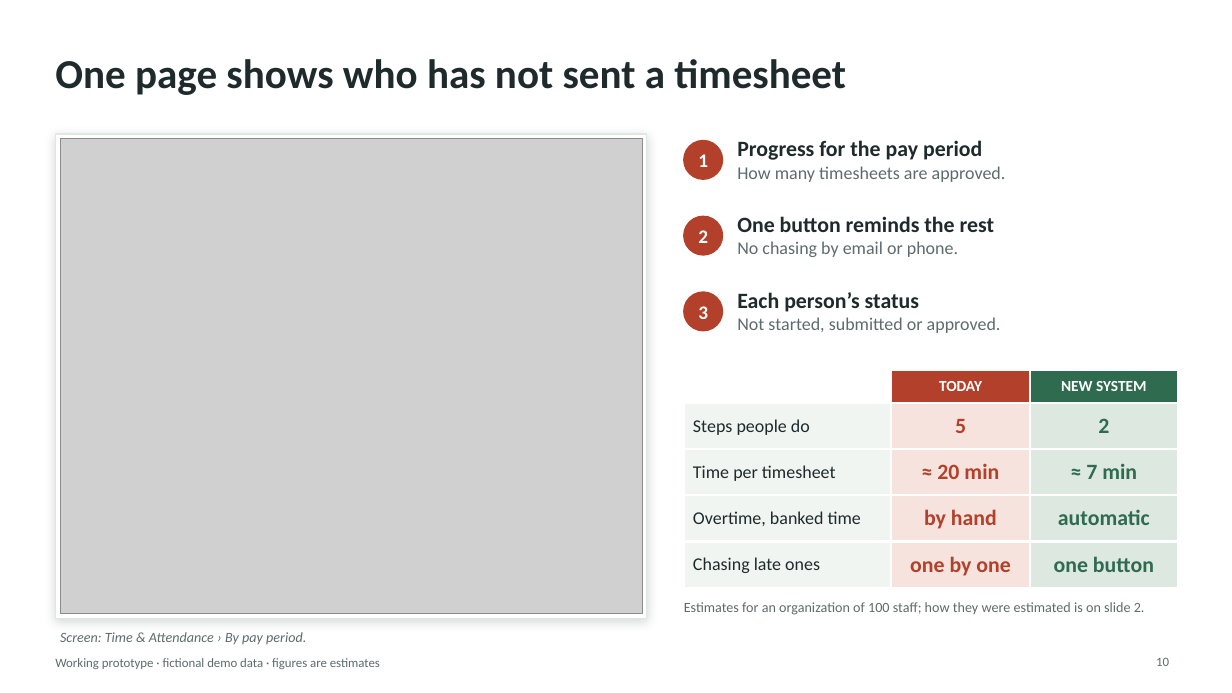
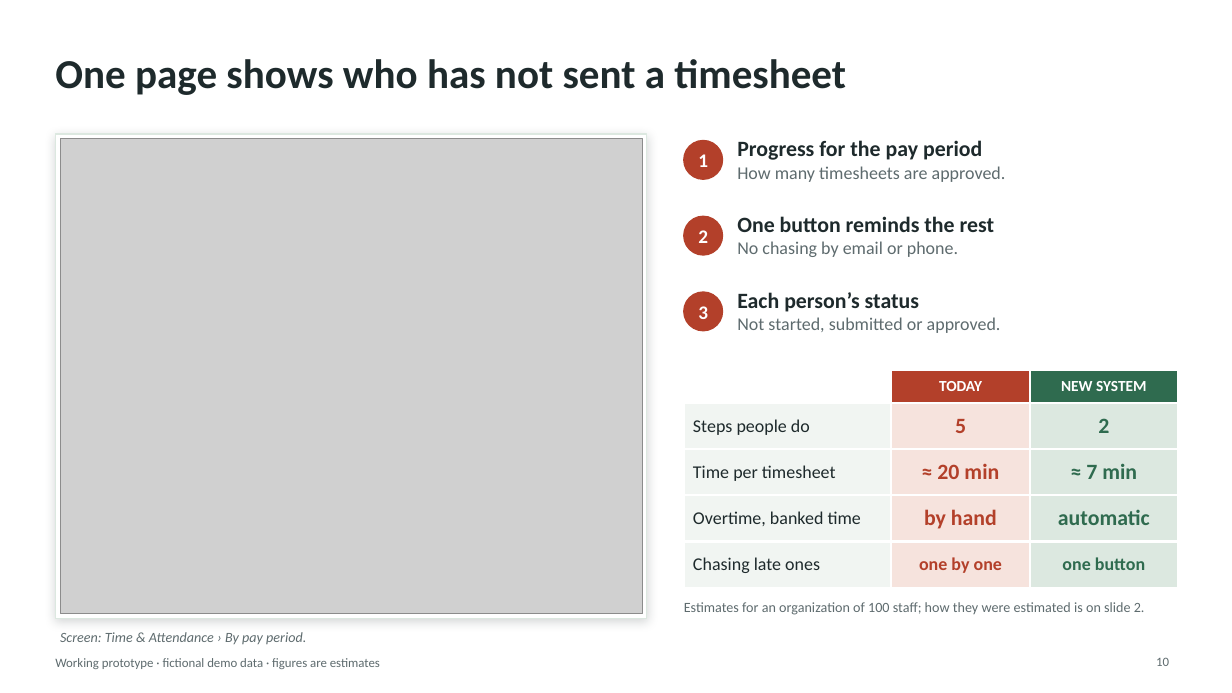
Before and after one commit to AndalibOlee/Portfolio, a slide deck: slide 10 of demo-platform/docs/DEMO_Executive_Presentation.pptx. Drawn at 1232x693 pixels with LibreOffice and Linux fonts; fonts in the diff are those of the drawing; grey boxes stand for pictures. Boxes give left, top, right and bottom in pixels: in the first picture for what was removed or moved away, otherwise in the second. Text is boxed around its words. In the diff, an @@ line names an element or a change of style, - is before the commit and + after.

```diff
--- a/demo-platform/docs/DEMO_Executive_Presentation.pptx
+++ b/demo-platform/docs/DEMO_Executive_Presentation.pptx
@@ table at [684,370,1178,577] @@
@@ size 17 to 14 pt in "one by one", "one button" @@
```
Also in this commit, not shown: 2 other slides changed, 1 slide added, 11 other files.
